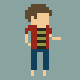
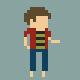
Revision of a layered 80px x 80px image; what changed, layer by layer:
painted on "pixels" over left=24, top=4, right=61, bottom=77
